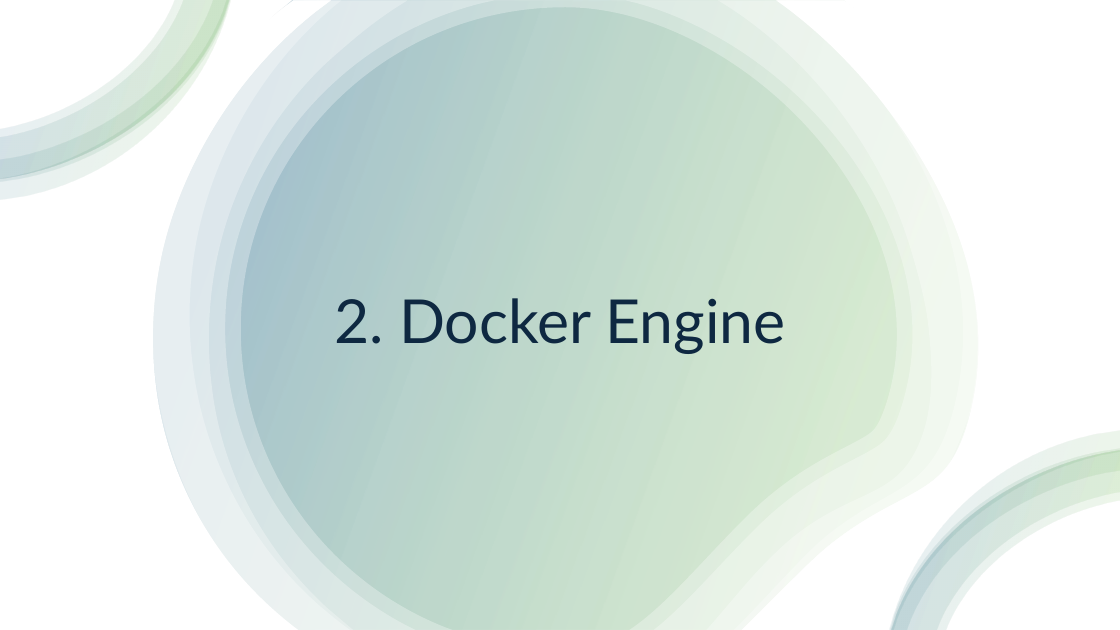
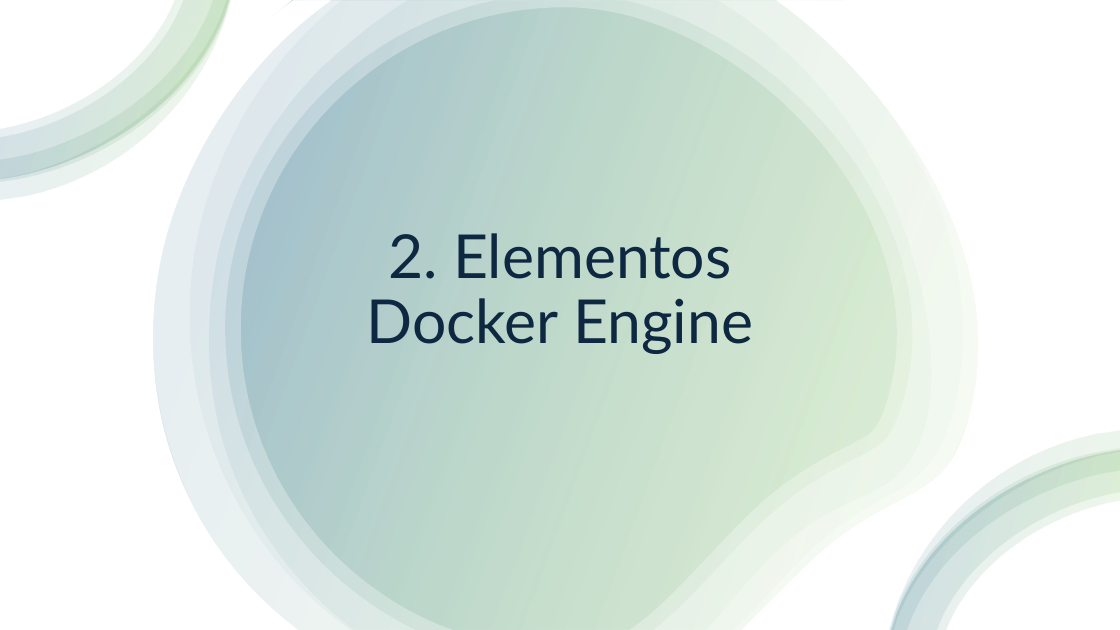
Before and after one commit to jpaniorte/docker25, a slide deck: slide 6 of ppt/2_introduccion.pptx. Drawn at 1120x630 pixels with LibreOffice and Linux fonts; fonts in the diff are those of the drawing. Boxes give left, top, right and bottom in pixels: in the first picture for what was removed or moved away, otherwise in the second. Text is boxed around its words. In the diff, an @@ line names an element or a change of style, - is before the commit and + after.

```diff
--- a/ppt/2_introduccion.pptx
+++ b/ppt/2_introduccion.pptx
@@ title at (367,233,753,354): text changed @@
-2. Docker Engine
+2. Elementos Docker Engine
```
Also in this commit, not shown: 4 other slides changed, 1 slide added, 5 other files.
